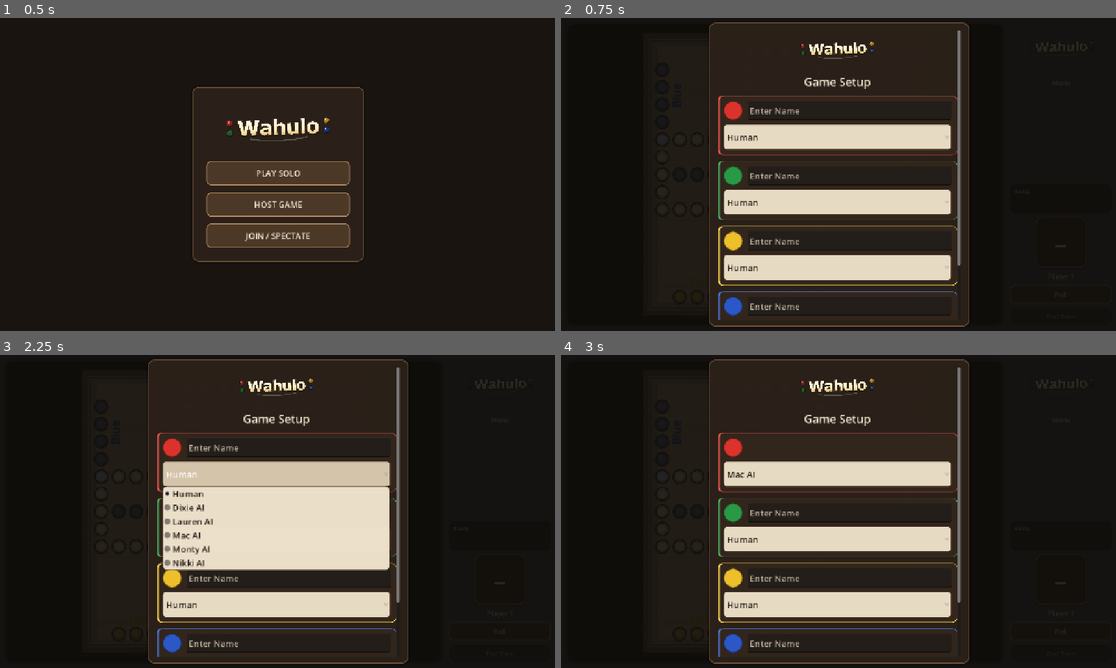
Above: before the commit, frames 1-4 (two rows, left to right).
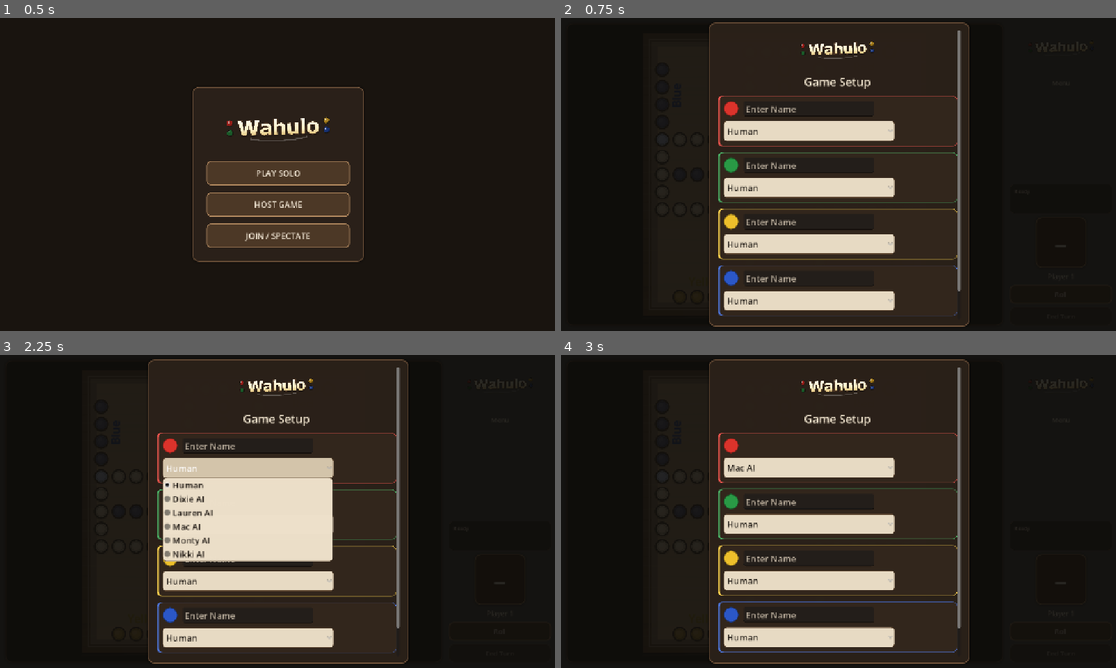
Above: after the commit, the same moments.

Repository: ItsTheMcCoy/wahoo-app
Game: Godot game, scene res://scenes/HomeScreen.tscn
Same seed, same stepped clock (60 frames per second), same inputs: the game is played once before the commit and once after it.
Inputs:
- Up to frame 1 (0.5 s): no input
- Up to frame 2 (0.75 s): click "PLAY SOLO" at 0.5 s
- Up to frame 3 (2.25 s): click "Roll" at 1.25 s; click "Human" at 2 s
- Up to frame 4 (3 s): click "Human" at 2.75 s

Frame 1 is identical in both runs. In frame 2, 16% of the frame differs, in the area x 28-73%, y 26-97%; in frame 3, 15%; in frame 4, 15%.

Commit message:
Shrink setup screen controls: smaller circles, narrower fields, less-tall dropdown
Colored marble dots reduced 20% (44→35 base units). Profile dropdown
height reduced (58→46). Both the dropdown and name field now use
SIZE_SHRINK_BEGIN with computed widths (74% and 56% of card interior)
instead of filling the full card width. Width floors prevent elements
from becoming unusable on very small screens. Re-exported web build.

Co-Authored-By: Claude Sonnet 4.6 <noreply@anthropic.com>

Diff:
--- a/godot/scripts/main.gd
+++ b/godot/scripts/main.gd
@@ -711,10 +711,10 @@
 	_setup_panel.offset_bottom =  panel_h * 0.5
 
 	# Scale the outer panel padding so it's proportional on all screen densities
+	var hpad := roundi(20.0 * ui_scale)
+	var vpad := roundi(16.0 * ui_scale)
 	var sps := _setup_panel.get_theme_stylebox("panel") as StyleBoxFlat
 	if sps != null:
-		var hpad := roundi(20.0 * ui_scale)
-		var vpad := roundi(16.0 * ui_scale)
 		sps.content_margin_left   = hpad
 		sps.content_margin_right  = hpad
 		sps.content_margin_top    = vpad
@@ -729,8 +729,13 @@
 	if setup_title != null:
 		setup_title.add_theme_font_size_override("font_size", roundi(26.0 * ui_scale))
 
-	var dot_size      := roundi(44.0 * ui_scale)
-	var option_height := roundi(58.0 * ui_scale)
+	# 14 = fixed card_bg_style content margin (set once in _apply_visual_theme)
+	var card_interior_w := roundi(panel_w) - 2 * hpad - 2 * 14
+
+	var dot_size      := roundi(35.0 * ui_scale)   # 44 * 0.8
+	var option_height := roundi(46.0 * ui_scale)   # reduced from 58
+	var option_w      := maxi(roundi(card_interior_w * 0.74), roundi(120.0 * ui_scale))
+	var name_w        := maxi(roundi(card_interior_w * 0.56), roundi(90.0 * ui_scale))
 	var field_font    := roundi(20.0 * ui_scale)
 	var card_sep      := roundi(10.0 * ui_scale)
 
@@ -746,11 +751,13 @@
 		card_inners[i].add_theme_constant_override("separation", card_sep)
 
 	for opt in _seat_options():
-		opt.custom_minimum_size = Vector2(0, option_height)
+		opt.custom_minimum_size = Vector2(option_w, option_height)
+		opt.size_flags_horizontal = Control.SIZE_SHRINK_BEGIN
 		opt.add_theme_font_size_override("font_size", field_font)
 		opt.get_popup().add_theme_font_size_override("font_size", field_font)
 	for field in _seat_name_fields():
-		field.custom_minimum_size = Vector2(0, dot_size)
+		field.custom_minimum_size = Vector2(name_w, dot_size)
+		field.size_flags_horizontal = Control.SIZE_SHRINK_BEGIN
 		field.add_theme_font_size_override("font_size", field_font)
 
 	_start_button.custom_minimum_size = Vector2(0, roundi(68.0 * ui_scale))
Not shown, changed: godot/build/web/index.html
Not shown, changed: godot/build/web/index.pck
